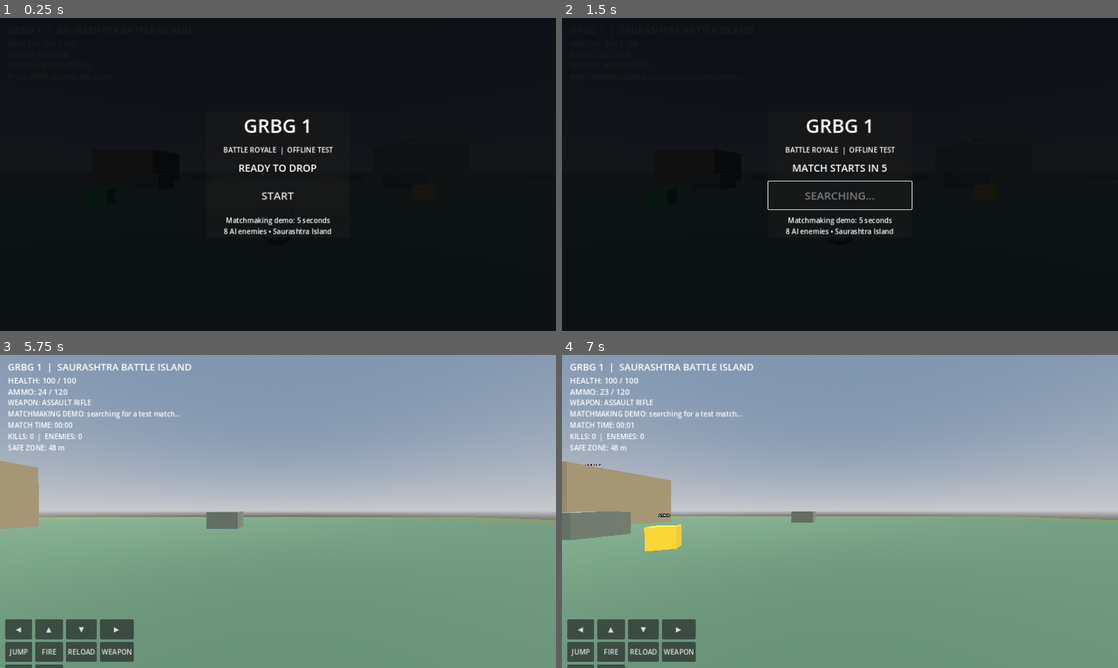
Above: before the commit, frames 1-4 (two rows, left to right).
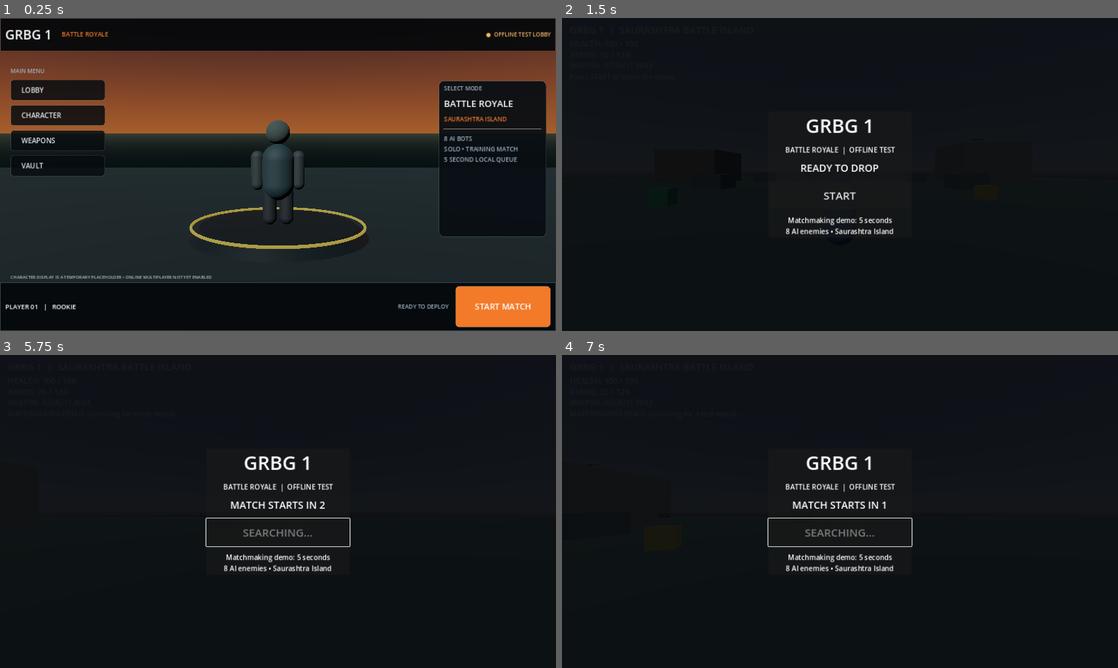
Above: after the commit, the same moments.

Repository: rakeshbaraiya365-afk/GRGB1
Game: Godot game, scene res://scenes/lobby.tscn
Same seed, same stepped clock (60 frames per second), same inputs: the game is played once before the commit and once after it. Before the commit the project starts from res://scenes/main.tscn.
Inputs (mouse positions are in pixels of both pictures, inside the frame that each line leads up to):
- Up to frame 1 (0.25 s): no input
- Up to frame 2 (1.5 s): click (840, 196) at 0.5 s, where only the run before the commit has a clickable "START"; click (1062, 305) at 1.25 s, where only the run after the commit has a clickable "START MATCH"
- Up to frame 3 (5.75 s): click (278, 533) at 2 s, where only the run after the commit has a clickable "START"; tap Enter at 2.75, 4.25 s; move the mouse to (400, 495) at 2.77 s; hold D (move_right) 2.78-3.5 s; click (400, 495) at 2.85 s; tap Space (jump) at 3.02, 3.5, 5 s; drag from (166, 527) to (250, 574) at 3.52 s; move the mouse to (333, 442) at 4.27 s; hold D (move_right) 4.28-5 s; tap V (toggle_camera) at 4.35 s; drag from (250, 574) to (111, 464) at 5.02 s
- Up to frame 4 (7 s): move the mouse to (1006, 558) at 5.77 s; hold A (move_left) 5.78-6.5 s; hold Shift (sprint) 5.78-6.5 s; tap Space (jump) at 6.02 s; drag from (673, 464) to (756, 433) at 6.52 s

The runs differ from the first frame. In frame 1, 39% of the frame differs, in the area x 0-100%, y 0-100%; in frame 2, 0.6%; in frame 3, 100%; in frame 4, 100%.
Error before the commit: Invalid assignment of property or key 'visible' with value of type 'bool' on a base object of type 'null instance'. (res://scripts/main.gd:369)

Commit message:
Launch GRBG 1 into redesigned lobby

Diff:
--- a/project.godot
+++ b/project.godot
@@ -3,7 +3,7 @@
 
 [application]
 config/name="GRBG 1"
-run/main_scene="res://scenes/main.tscn"
+run/main_scene="res://scenes/lobby.tscn"
 config/features=PackedStringArray("4.3", "GL Compatibility")
 
 [display]
